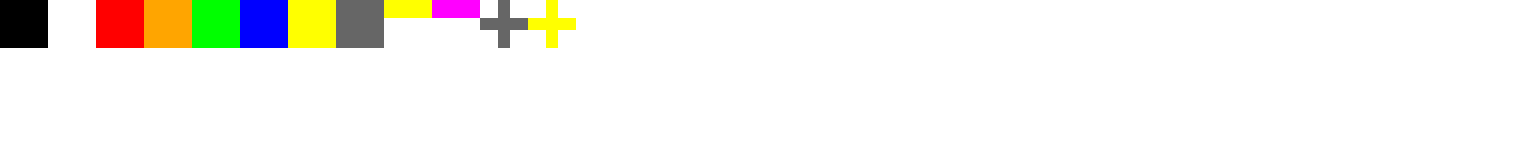
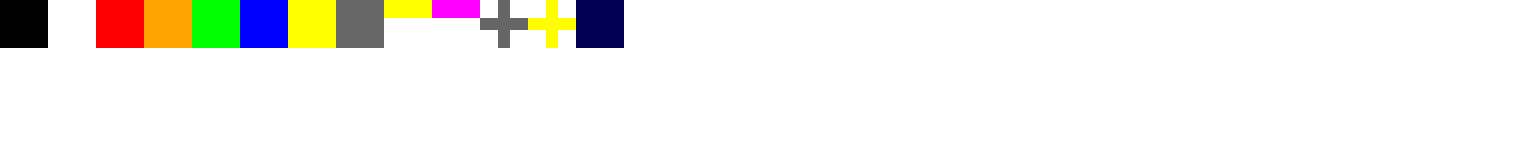
Layers edited between the first and the second 1536 x 144 image:
painted on "Foreground" over [576, 0, 624, 48]
